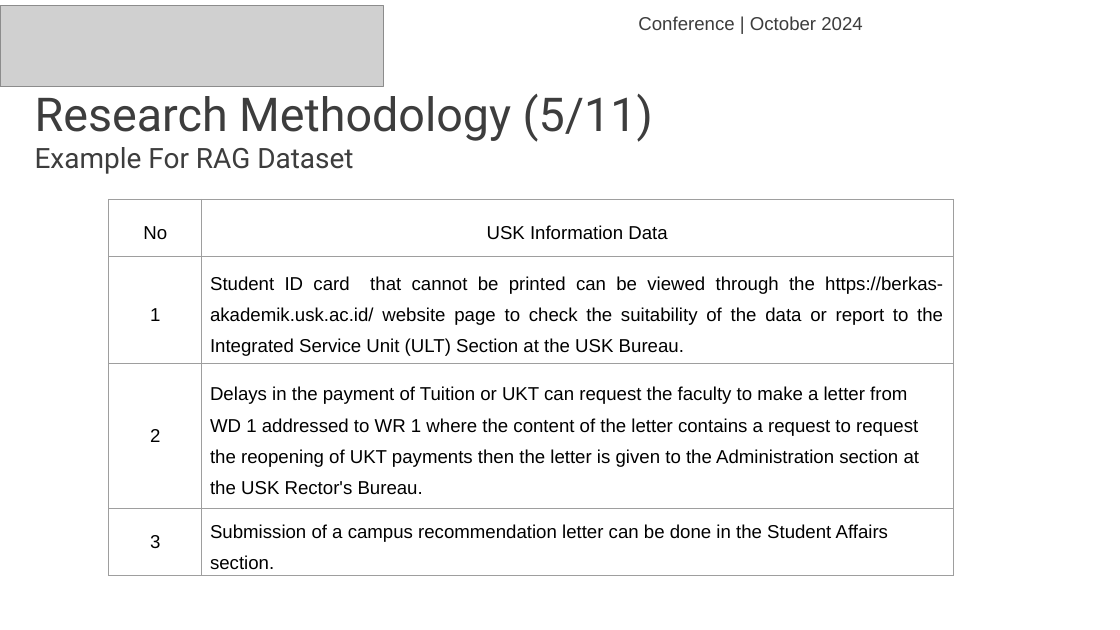
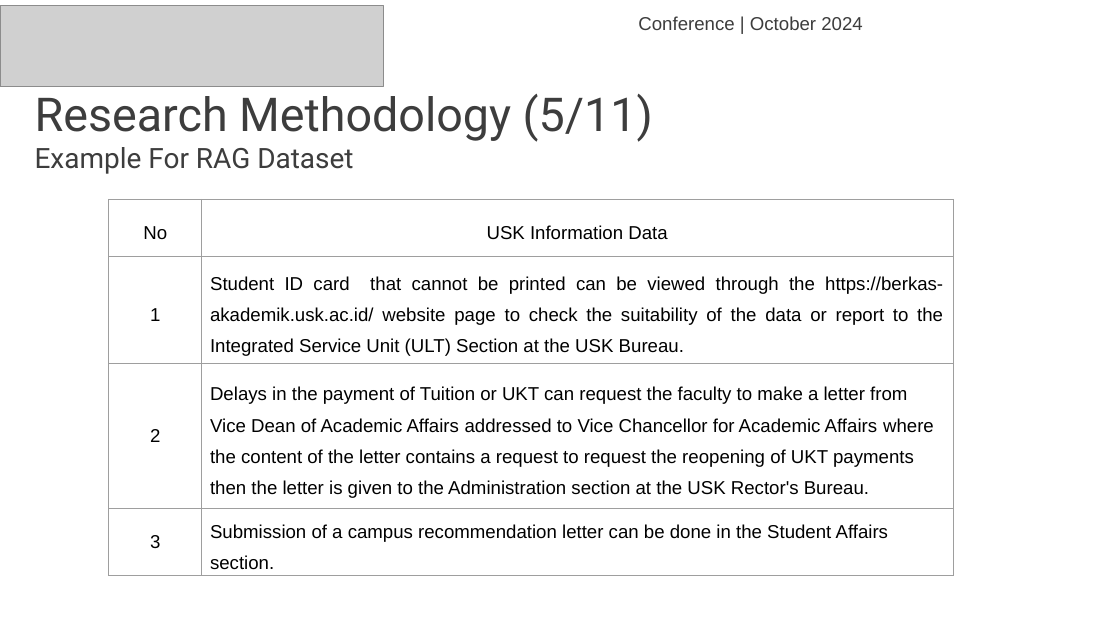
Before and after one commit to haryra/Tesis-s2-ai, a slide deck: slide 23 of Presentasi Conference Hary Rachmat 2108207010009 english.pptx. Drawn at 1120x630 pixels with LibreOffice and Linux fonts; fonts in the diff are those of the drawing; grey boxes stand for pictures. Boxes give left, top, right and bottom in pixels: in the first picture for what was removed or moved away, otherwise in the second. Text is boxed around its words. In the diff, an @@ line names an element or a change of style, - is before the commit and + after.

```diff
--- a/Presentasi Conference Hary Rachmat 2108207010009 english.pptx
+++ b/Presentasi Conference Hary Rachmat 2108207010009 english.pptx
@@ table at [109, 199, 953, 574] @@
-row 3, column 2: Delays in the payment of Tuition or UKT can request the faculty to make a letter from WD 1 addressed to WR 1 where the content of the letter contains a request to request the reopening of UKT payments then the letter is given to the Administration section at the USK Rector's Bureau.
+row 3, column 2: Delays in the payment of Tuition or UKT can request the faculty to make a letter from Vice Dean of Academic Affairs addressed to Vice Chancellor for Academic Affairs where the content of the letter contains a request to request the reopening of UKT payments then the letter is given to the Administration section at the USK Rector's Bureau.
```
Also in this commit, not shown: 3 other slides changed.
